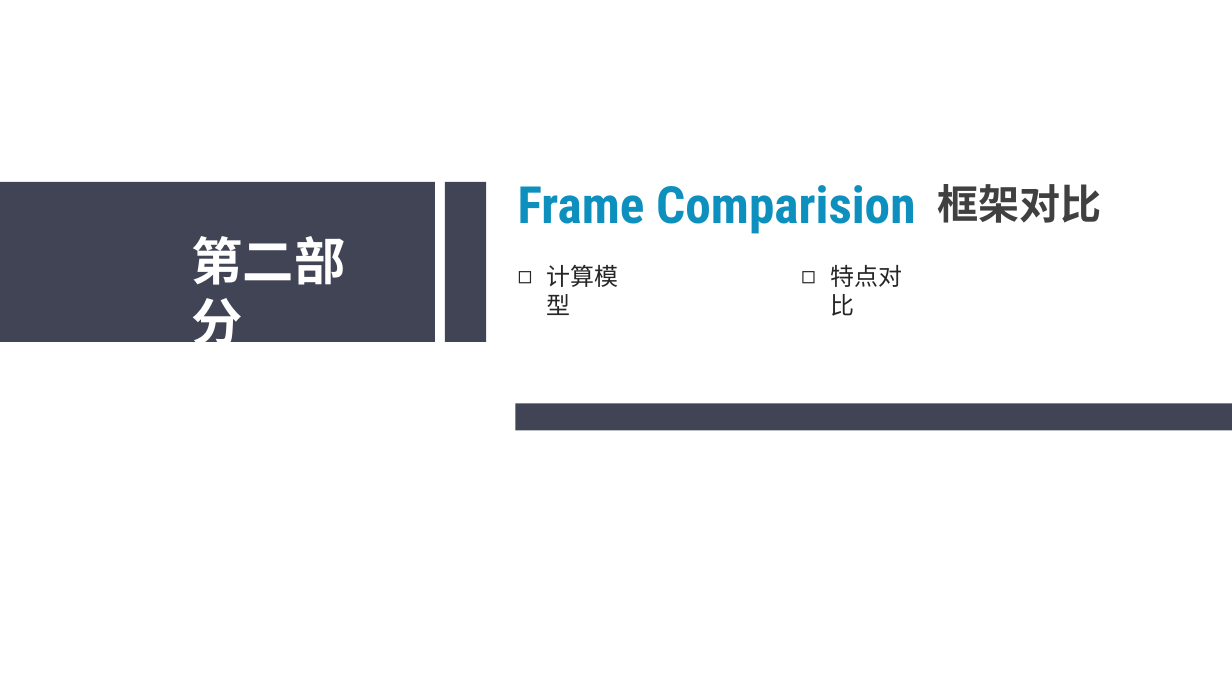
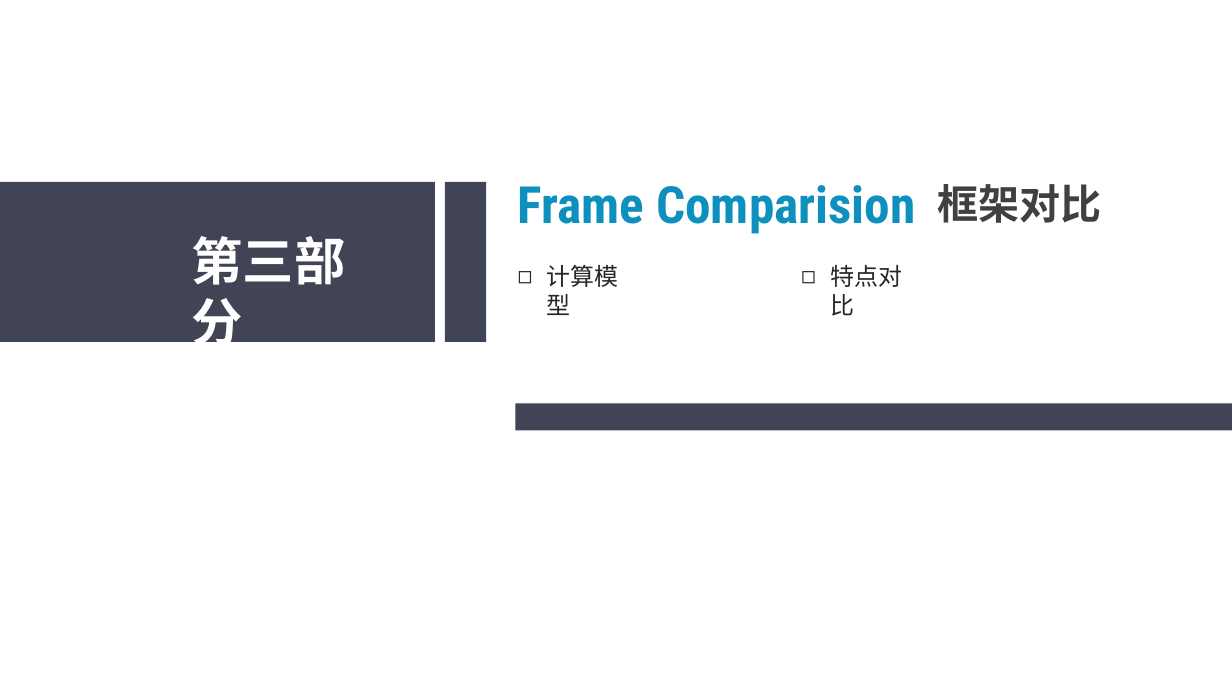
Before and after one commit to sunliangliang9201/interview_prepare, a slide deck: slide 14 of 在线阶段汇报20190606.pptx (slide 6 before the commit). Drawn at 1232x693 pixels with LibreOffice and Linux fonts; fonts in the diff are those of the drawing. Boxes give left, top, right and bottom in pixels: in the first picture for what was removed or moved away, otherwise in the second. Text is boxed around its words. In the diff, an @@ line names an element or a change of style, - is before the commit and + after.

```diff
--- a/在线阶段汇报20190606.pptx
+++ b/在线阶段汇报20190606.pptx
@@ text at box(191, 236, 345, 354): text changed @@
-第二部分
+第三部分
```
Also in this commit, not shown: 4 other slides changed, 8 slides added.
